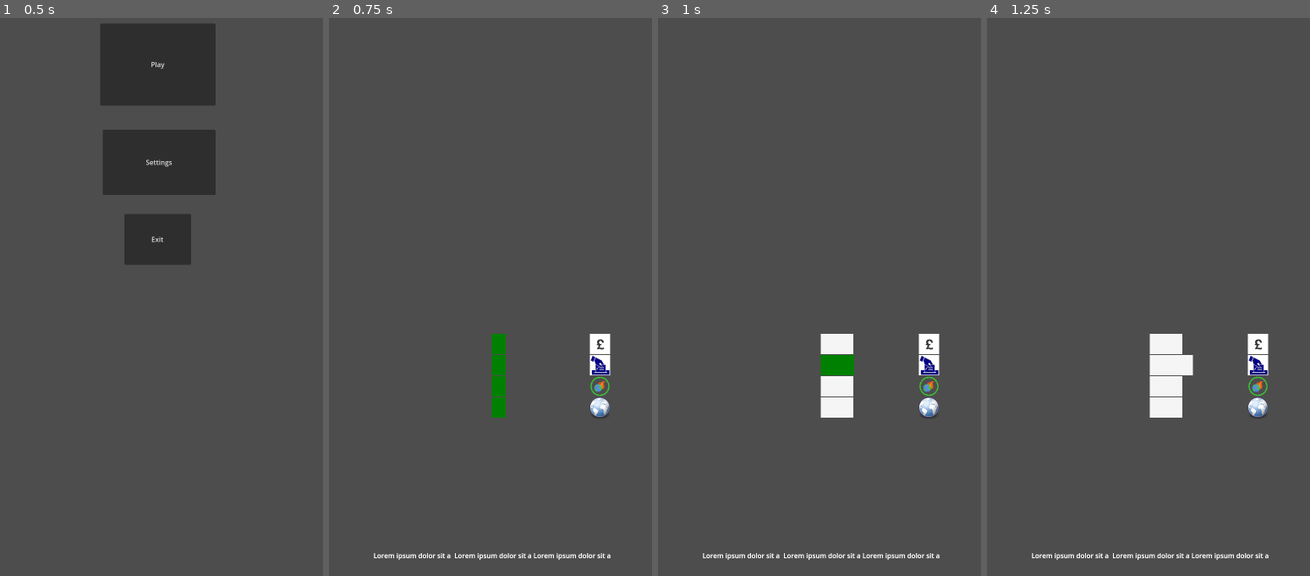
Above: before the commit, frames 1-4 (left to right).
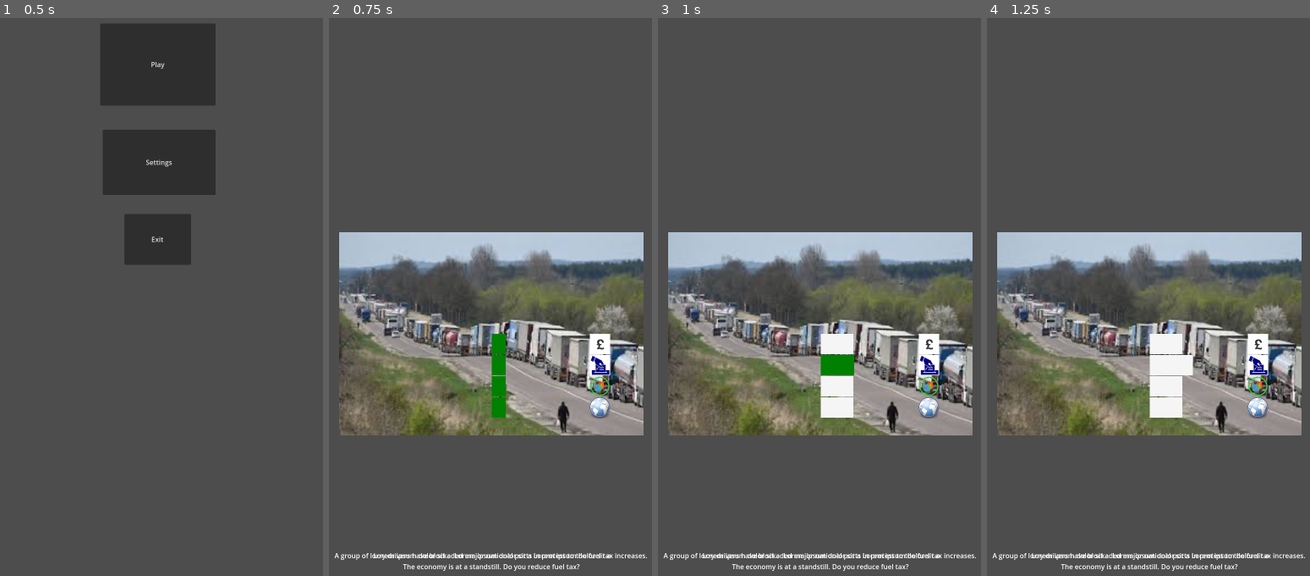
Above: after the commit, the same moments.

Repository: OmerHakanKilic/Dundee-Game-Jam
Game: Godot game, scene res://Scenes/main_menu.tscn
The game is run twice, just before and just after one commit, with the same random seed, the same clock (stepped at 60 frames per second) and the same inputs. The engine's default icon, where the game draws it, is replaced by a stand-in: a white triangle on a blue panel in a dark square.
Inputs:
- Up to frame 1 (0.5 s): no input
- Up to frame 2 (0.75 s): click "Play" at 0.5 s
- Up to frame 3 (1 s): no input
- Up to frame 4 (1.25 s): no input

Frame 1 is identical in both runs. In frame 2, 24% of the frame differs, in the area x 1-99%, y 38-100%; in frame 3, 23%; in frame 4, 23%.
Error before the commit: Parse Error: Unindent doesn't match the previous indentation level. (res://Scripts/events/fuel-tax-protests.gd:25)

Commit message:
plethora of fixes

Diff:
--- a/Scripts/events/automotive-industry-unrest.gd
+++ b/Scripts/events/automotive-industry-unrest.gd
@@ -7,12 +7,12 @@
 	return load("res://Assets/Images/automotive-industry-unrest.png")
 
 func condition() -> bool:
-	return GlobalVariables.flags["ICE_ban"]
+	return GlobalVariables.flags.has("ICE_ban")
 
 func approve_effect():
 	GlobalVariables.popularity += 10
 	GlobalVariables.treasury -= 15
-	GlobalVariables.global_leadership += 5
+	GlobalVariables.leadership += 5
 
 func refuse_effect():
 	GlobalVariables.popularity -= 15
--- a/Scripts/events/ban-on-ice.gd
+++ b/Scripts/events/ban-on-ice.gd
@@ -17,6 +17,7 @@
 	GlobalVariables.climate += 15
 	GlobalVariables.treasury -= 5
 	GlobalVariables.popularity -= 10
+	GlobalVariables.flags["ICE_ban"] = true
 
 func refuse_effect():
 	pass
--- a/Scripts/events/carbon-capture-initiative.gd
+++ b/Scripts/events/carbon-capture-initiative.gd
@@ -10,12 +10,12 @@
 	return GlobalVariables.midgameStart
 
 func maximum_turn() -> int:
-	return GlobalVariables.lategameStart
+	return GlobalVariables.endgameStart
 
 func approve_effect():
 	GlobalVariables.climate += 15
 	GlobalVariables.treasury -= 10
-	GlobalVariables.global_leadership += 15
+	GlobalVariables.leadership += 15
 	GlobalVariables.flags["carbon_capture"] = true
 
 func refuse_effect():
--- a/Scripts/events/climate-disaster-flood.gd
+++ b/Scripts/events/climate-disaster-flood.gd
@@ -10,18 +10,18 @@
 	return GlobalVariables.midgameStart
 
 func maximum_turn() -> int:
-	return GlobalVariables.lategameStart
+	return GlobalVariables.endgameStart
 
 func condition() -> bool:
 	return GlobalVariables.climate < 50
 
 func approve_effect():
 	GlobalVariables.treasury -= 15
-	GlobalVariables.global_leadership -= 5
+	GlobalVariables.leadership -= 5
 
 func refuse_effect():
 	GlobalVariables.treasury -= 15
-	GlobalVariables.global_leadership -= 5
+	GlobalVariables.leadership -= 5
 
 func weight() -> float:
 	return 0.65
--- a/Scripts/events/commission-nuclear-safety-review.gd
+++ b/Scripts/events/commission-nuclear-safety-review.gd
@@ -16,6 +16,7 @@
 func approve_effect():
 	GlobalVariables.popularity += 10
 	GlobalVariables.treasury -= 10
+	GlobalVariables.flags["commission_nuclear_safety_review"] = true
 
 func refuse_effect():
 	GlobalVariables.popularity -= 5
--- a/Scripts/events/eco-friendly-job-boom.gd
+++ b/Scripts/events/eco-friendly-job-boom.gd
@@ -7,7 +7,7 @@
 	return load("res://Assets/Images/eco-friendly-job-boom.png")
 
 func condition() -> bool:
-	return GlobalVariables.flags["green_infrastructure"]
+	return GlobalVariables.flags.has("green_infrastructure")
 
 func approve_effect():
 	GlobalVariables.popularity += 10
--- a/Scripts/events/economic-golden-age-the-prosperity-boom.gd
+++ b/Scripts/events/economic-golden-age-the-prosperity-boom.gd
@@ -11,11 +11,11 @@
 
 func approve_effect():
 	GlobalVariables.popularity += 15
-	GlobalVariables.global_leadership += 15
+	GlobalVariables.leadership += 15
 
 func refuse_effect():
 	GlobalVariables.popularity += 15
-	GlobalVariables.global_leadership += 15
+	GlobalVariables.leadership += 15
 
 # Modifier: Any future economic events that increase Treasury increases further by 5
 
--- a/Scripts/events/electric-vehicle-industry-boom.gd
+++ b/Scripts/events/electric-vehicle-industry-boom.gd
@@ -7,16 +7,16 @@
 	return load("res://Assets/Images/electric-vehicle-industry-boom.png")
 
 func condition() -> bool:
-	return GlobalVariables.flags["ICE_ban"]
+	return GlobalVariables.flags.has("ICE_ban")
 
 func approve_effect():
-	GlobalVariables.global_leadership += 20
+	GlobalVariables.leadership += 20
 	GlobalVariables.climate += 15
 	GlobalVariables.popularity += 10
 	GlobalVariables.treasury -= 10
 
 func refuse_effect():
-	GlobalVariables.global_leadership -= 10
+	GlobalVariables.leadership -= 10
 	GlobalVariables.popularity -= 10
 	GlobalVariables.treasury += 10
 
--- a/Scripts/events/energy-price-cap.gd
+++ b/Scripts/events/energy-price-cap.gd
@@ -8,10 +8,10 @@
 
 func condition() -> bool:
 	# return GlobalVariables.pandemic_outbreak_occurred
-	return True
+	return true
 
 func minimum_turn() -> int:
-	return GlobalVariables.endGameStart
+	return GlobalVariables.endgameStart
 
 func approve_effect():
 	GlobalVariables.popularity += 15
--- a/Scripts/events/flood_defences.gd
+++ b/Scripts/events/flood_defences.gd
@@ -9,10 +9,10 @@
 func condition() -> bool:
 	# Check that the "Climate Disaster: Flood" event has occurred
 	# return  GlobalVariables.climate_disaster_flood_occurred
-    return True
+	return true
 
 func minimum_turn() -> int:
-	return GlobalVariables.endGameStart
+	return GlobalVariables.endgameStart
 
 func approve_effect():
 	GlobalVariables.popularity += 15
--- a/Scripts/events/fossil-fuels-subsidy-reassessment.gd
+++ b/Scripts/events/fossil-fuels-subsidy-reassessment.gd
@@ -16,6 +16,7 @@
 func approve_effect():
 	GlobalVariables.popularity += 10
 	GlobalVariables.treasury += 5
+	GlobalVariables.flags["fossil-fuels-subsidy-reassessment"] = true
 
 func refuse_effect():
 	GlobalVariables.popularity -= 15
--- a/Scripts/events/fuel-tax-protests.gd
+++ b/Scripts/events/fuel-tax-protests.gd
@@ -9,10 +9,10 @@
 func condition() -> bool:
 	# check if the "Increase fuel tax" event has occurred
 	# return GlobalVariables.increase_fuel_tax_occurred
-	return True
+	return true
 
 func minimum_turn() -> int:
-	return GlobalVariables.endGameStart
+	return GlobalVariables.endgameStart
 
 func approve_effect():
 	# YES option: +10 Popularity, -5 Treasury, -5 Climate
@@ -23,7 +23,7 @@
 func refuse_effect():
 	GlobalVariables.popularity -= 10
 	GlobalVariables.climate += 10
-  GlobalVariables.treasury -= 10
+	GlobalVariables.treasury -= 10
 
 func weight() -> float:
 	return 1.0
--- a/Scripts/events/housing-on-greenbelt-land.gd
+++ b/Scripts/events/housing-on-greenbelt-land.gd
@@ -10,13 +10,13 @@
 	return GlobalVariables.midgameStart
 
 func maximum_turn() -> int:
-	return GlobalVariables.lategameStart
+	return GlobalVariables.endgameStart
 
 func approve_effect():
 	GlobalVariables.climate -= 20
 	GlobalVariables.popularity -= 15
 	GlobalVariables.treasury += 40
-	GlobalVariables.party_coalition_integrity -= 10
+	#GlobalVariables.party_coalition_integrity -= 10
 
 func refuse_effect():
 	GlobalVariables.climate += 25
--- a/Scripts/events/international-reforms.gd
+++ b/Scripts/events/international-reforms.gd
@@ -8,18 +8,18 @@
 
 func condition() -> bool:
 	# return GlobalVariables.the_world_turns_away_occurred
-    return True
+	return true
 
 func minimum_turn() -> int:
-	return GlobalVariables.endGameStart
+	return GlobalVariables.endgameStart
 
 func approve_effect():
-	GlobalVariables.global_leadership += 15
+	GlobalVariables.leadership += 15
 	GlobalVariables.popularity += 10
 	GlobalVariables.treasury -= 15
 
 func refuse_effect():
-	GlobalVariables.global_leadership -= 20
+	GlobalVariables.leadership -= 20
 	GlobalVariables.popularity -= 15
 
 func weight() -> float:
--- a/Scripts/events/nuclear-safety-review.gd
+++ b/Scripts/events/nuclear-safety-review.gd
@@ -8,11 +8,11 @@
 
 func condition() -> bool:
 	# This event only becomes available if the nuclear safety review has been commissioned and we're in midgame.
-	return GlobalVariables.flags["commission_nuclear_safety_review"]
+	return GlobalVariables.flags.has("commission_nuclear_safety_review")
 
 func maximum_turn() -> int:
 	# Assuming midgame events expire at the start of the late game.
-	return GlobalVariables.lategameStart
+	return GlobalVariables.endgameStart
 
 func approve_effect():
 	GlobalVariables.climate -= 5
--- a/Scripts/events/pandemic-outbreak.gd
+++ b/Scripts/events/pandemic-outbreak.gd
@@ -10,7 +10,7 @@
 	return GlobalVariables.midgameStart
 
 func maximum_turn() -> int:
-	return GlobalVariables.lategameStart
+	return GlobalVariables.endgameStart
 
 # Modifier: -2 Treasury over the five events
 
--- a/Scripts/events/reforestation-program-boost.gd
+++ b/Scripts/events/reforestation-program-boost.gd
@@ -10,7 +10,7 @@
 	return GlobalVariables.midgameStart
 
 func maximum_turn() -> int:
-	return GlobalVariables.lategameStart
+	return GlobalVariables.endgameStart
 
 func approve_effect():
 	GlobalVariables.climate += 25
--- a/Scripts/events/refugee-influx.gd
+++ b/Scripts/events/refugee-influx.gd
@@ -10,13 +10,13 @@
 	return true
 
 func approve_effect():
-	GlobalVariables.global_leadership += 10
+	GlobalVariables.leadership += 10
 	GlobalVariables.popularity += 15
 	GlobalVariables.treasury -= 20
 	GlobalVariables.flags["refugee_crisis"] = true
 
 func refuse_effect():
-	GlobalVariables.global_leadership -= 10
+	GlobalVariables.leadership -= 10
 	GlobalVariables.popularity -= 15
 	GlobalVariables.flags["refugee_crisis"] = true
 
--- a/Scripts/events/stop-fuel-subsidy.gd
+++ b/Scripts/events/stop-fuel-subsidy.gd
@@ -1,7 +1,7 @@
 extends Event
 
 func description() -> String:
-	return "The reassessment of the fossil fuel subsidies has resulted in ministers calling for a major in these subsidies. Do you agree?"
+	return "The reassessment of the fossil fuel subsidies has resulted in ministers calling for a major reduction in these subsidies. Do you agree?"
 
 func image() -> CompressedTexture2D:
 	return load("res://Assets/Images/fossil_fuels_subsidy.png")
@@ -10,10 +10,10 @@
 	# Check that the 'Fossil Fuels Subsidy Reassessment' event has occurred and was answered YES,
 	# and that the current climate is below 40.
 	# return GlobalVariables.fossil_fuels_subsidy_reassessment_yes and return GlobalVariables.climate < 40
-    return True
+	return GlobalVariables.flags.has("fossil-fuels-subsidy-reassessment") and GlobalVariables.climate < 40
 
 func minimum_turn() -> int:
-	return GlobalVariables.endGameStart
+	return GlobalVariables.endgameStart
 
 func approve_effect():
 	GlobalVariables.treasury -= 10
--- a/Scripts/events/the-world-turns-away.gd
+++ b/Scripts/events/the-world-turns-away.gd
@@ -7,15 +7,15 @@
 	return load("res://Assets/Images/the-world-turns-away.png")
 
 func condition() -> bool:
-	return GlobalVariables.global_leadership < 30
+	return GlobalVariables.leadership < 30
 
 func approve_effect():
-	GlobalVariables.global_leadership -= 15
+	GlobalVariables.leadership -= 15
 	GlobalVariables.popularity -= 10
 	GlobalVariables.treasury -= 5
 
 func refuse_effect():
-	GlobalVariables.global_leadership -= 15
+	GlobalVariables.leadership -= 15
 	GlobalVariables.popularity -= 10
 	GlobalVariables.treasury -= 5
 
--- a/Scripts/events/urban-backlash.gd
+++ b/Scripts/events/urban-backlash.gd
@@ -7,11 +7,10 @@
 	return load("res://Assets/Images/urban_dialogue.png")
 
 func condition() -> bool:
-	# return GlobalVariables.green_infrastructure
-    return True
+	return GlobalVariables.flags.has("green_infrastructure")
 
 func minimum_turn() -> int:
-	return GlobalVariables.endGameStart
+	return GlobalVariables.endgameStart
 
 func approve_effect():
 	GlobalVariables.popularity += 5
--- a/Scripts/events/urban-transit-revamp.gd
+++ b/Scripts/events/urban-transit-revamp.gd
@@ -7,13 +7,13 @@
 	return load("res://Assets/Images/urban-transit-revamp.png")
 
 func condition() -> bool:
-	return GlobalVariables.flags["green_infrastructure"]
+	return GlobalVariables.flags.has("green_infrastructure")
 
 func approve_effect():
 	GlobalVariables.climate += 10
 	GlobalVariables.popularity += 15
 	GlobalVariables.treasury -= 10
-	GlobalVariables.global_leadership += 5
+	GlobalVariables.leadership += 5
 	GlobalVariables.flags["urban_transit"] = true
 
 func refuse_effect():
Not shown, added: Assets/Images/automotive-industry-unrest.png.import
Not shown, added: Assets/Images/carbon-capture-initiative.png.import
Not shown, added: Assets/Images/climate-disaster-flood.png.import
Not shown, added: Assets/Images/eco-friendly-job-boom.png.import
Not shown, added: Assets/Images/economic-golden-age-the-prosperity-boom.png.import
Not shown, added: Assets/Images/electric-vehicle-industry-boom.png.import
Not shown, added: Assets/Images/energy_price_cap.png.import
Not shown, added: Assets/Images/flood_defence.png.import
Not shown, added: Assets/Images/fossil_fuels_subsidy.png.import
Not shown, added: Assets/Images/housing-development-on-greenbelt-land.png.import
Not shown, added: Assets/Images/international_reforms.png.import
Not shown, added: Assets/Images/lorry_blockade.png.import
(and 7 more such lines)
